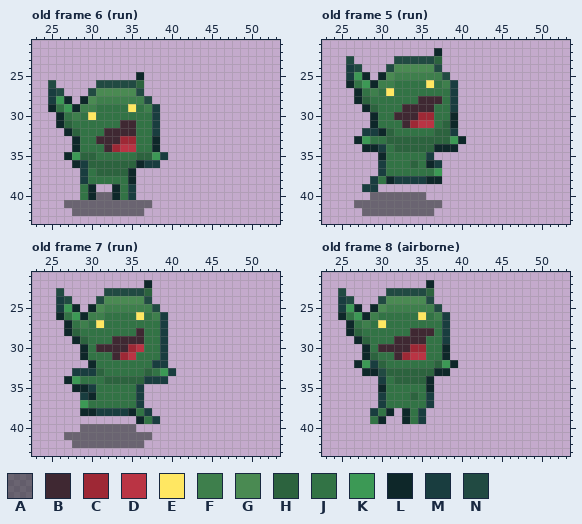
Pixel-art file, stored at assets/art/player/goblin2.aseprite. This is how it looked before the edit.
64x64 pixels, 16 frames. Shown: old frame 6 (run): x 23..53, y 21..43; old frame 5 (run): x 23..53, y 21..43; old frame 7 (run): x 23..53, y 21..43; old frame 8 (airborne): x 23..53, y 21..43. The commit also changed other frames, which this record leaves out.
Visible layers, top first: "weapon", "detail", "head", "farm", "body", "barm", "projectiles".
Palette (. is transparent): A #0d1c127d  B #3f2832  C #9e2835  D #ba3444  E #ffe762  F #3e7f4c  G #4a8a52  H #2c633e  J #327345  K #3c9955  L #0e2729  M #193d3f  N #214a42
Pixels before, old frame 6 (run), first column x 25:
25 ...........L...
26 N.....NNNNNH...
27 MN...NGGGGGN...
28 MKL.LGFFFFFFN..
29 LJKLFFJJJJEJFM.
30 .LJFJEJJJJJJJM.
31 .LHJJJJJJBBJJM.
32 ..LHJJJBBBBJJM.
33 ...LJJBBBCCJJL.
34 ...LJJJBCDDJJL.
35 ..LKHHJJJJJHHKM
36 ...LMHHHHHHLMM.
37 ....MJHHHHL....
38 ....MJJJJJL....
39 ....JL..LJM....
40 ....JLAALJM....
41 ..AAAAAAAAAAA..
42 ...AAAAAAAAA...
Pixels before, old frame 5 (run), first column x 26:
22 ...........L...
23 N.....NNNNNH...
24 MN...NGGGGGN...
25 MKL.LGFFFFFFN..
26 LJKLFFJJJJEJFM.
27 .LJFJEJJJJJJJM.
28 .LHJJJJJJBBBJM.
29 ..LHJJJBBBBJJM.
30 ...LJJBBBCCJJL.
31 ...LJJJBCDDJHL.
32 ..MMLHJJJJJHHM.
33 .LKJJHHHHHHHHKL
34 ..LLMJHHHHHLLL.
35 ....LJJJJJM....
36 ....MJJJHJLM...
37 ....MJJJJJJK...
38 ...MJLMMMMLL...
39 ..MM...........
40 ...AAAAAAA.....
41 .AAAAAAAAAAA...
42 ..AAAAAAAAA....
Pixels before, old frame 7 (run), first column x 26:
22 ...........L...
23 N.....NNNNNH...
24 MN...NGGGGGN...
25 MKL.LGFFFFFFN..
26 LJKLFFJJJJEJFM.
27 .LJFJEJJJJJJJM.
28 .LHJJJJJJJBJJM.
29 ..LHJJJBBBBJJM.
30 ...LJBBBBCDJJM.
31 ...LJJJBCDJJJM.
32 ....LJJJJJJJMM.
33 ..MMMHJJJJJHJKM
34 .LKJJJHHHHHMMM.
35 ..LLMJJJJJM....
36 ...MLJJJJJM....
37 ...KJJJJJJM....
38 ...LLMMMMLJM...
39 ..........LJM..
40 ...AAAAAAA.....
41 .AAAAAAAAAAA...
42 ..AAAAAAAAA....
Pixels before, old frame 8 (airborne), first column x 25:
22 ...........L...
23 N.....NNNNNH...
24 MN...NGGGGGN...
25 MKL.LGFFFFFFN..
26 LJKLFJJJJJEJFM.
27 .LJFJEJJJJJJJM.
28 .LHJJJJJJBBBJM.
29 ..LHJJJBBBBJJM.
30 ...LJBBBBCCJJL.
31 ...LHJJBCDDJJL.
32 ..LKMHJJJJJJHKL
33 ...LLNHHHHHHLL.
34 .....MJHHHHL...
35 .....LJJJJJL...
36 .....MJJJHJM...
37 .....MJJJJJM...
38 ....MJL.LJM....
39 ....JL..LJM....
Once edited:
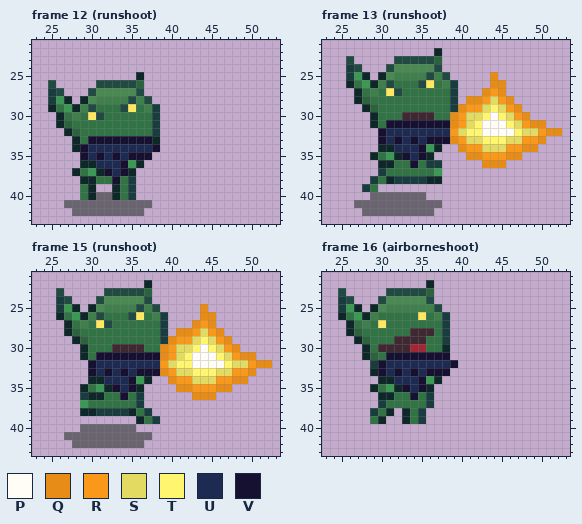
Colours new in this view: P #fffdf5  Q #e68c17  R #fa9919  S #e3da62  T #fff56e  U #1d2b53  V #161130
A new or re-ordered frame is compared with the old frame closest to it.
Author's note on the commit: finished goblin assets (no pivot)
Change:
frames 16 -> 19
Changed rows in their new state; - is an unchanged pixel.
Frame 12 (runshoot) is new; against old frame 6 (run):
first column x 27:
28 --------N----
29 ---N---N-----
30 ----N--------
31 -------JJ----
32 -----JJJJ----
33 ---VVVVVVVV--
34 --VUUUUUUUUV-
35 ..VUVUVUVVV..
36 -.LLUUUVK-..-
37 -LJKLVUV-----
38 --LL--V-M----
Frame 13 (runshoot) is new; against old frame 5 (run):
first column x 27:
25 ---------N-------Q--------
26 ----N---N--------QQ-------
27 -----N----------QRQ-------
28 --------JJJ---QQRSRQ------
29 ------JJJJ---QRRSTSRQ-----
30 -----J--BB--QRSSTPTSRQ----
31 ----VVVVVVVVQRSTPPPTSRQQ--
32 -..VUUUUUUUURSTTPPPPTSSRQQ
33 ...VUVUVUVVVQRSSTTTSSRRQ--
34 -..LLUUUVK-..QRRSSSRRQQ---
35 --LJKLVUVL----QQRRRQQ-----
36 ---LL--V-M------QQQ-------
39 --J-----------------------
Frame 15 (runshoot) is new; against old frame 7 (run):
first column x 27:
25 ---------N-------Q--------
26 ----N---N--------QQ-------
27 -----N----------QRQ-------
28 ---------J----QQRSRQ------
29 ------JJJJ---QRRSTSRQ-----
30 ----JJ--BB--QRSSTPTSRQ----
31 ----VVVVVVVVQRSTPPPTSRQQ--
32 ---VUUUUUUUURSTTPPPPTSSRQQ
33 -..VUVUVUVVVQRSSTTTSSRRQ--
34 ...LLUUUVKL..QRRSSSRRQQ---
35 -.-JKLVUVL----QQRRRQQ-----
36 ----L--V--------QQQ-------
Frame 16 (airborneshoot) is new; against old frame 8 (airborne), layers "weapon", "detail":
first column x 27:
31 ----VVVVVVVV-
32 ..-VUUUUUUUUV
33 -.-VUVUVUVVV-
34 ---LLUUUVKL--
35 --LJKLVUV----
36 ---LL--V-----
Changed places in both pictures, as pixel boxes (x1, y1, x2, y2):
changed: (64, 96, 168, 184)
changed: (354, 72, 562, 192)
changed: (64, 304, 272, 400)
changed: (354, 352, 458, 400)
